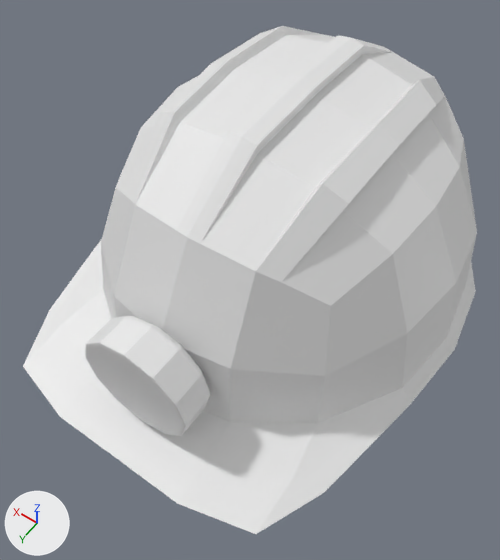
Before and after pictures for a commit that changed the FBX model Assets/Art/Models/Helmet.fbx.
One viewpoint serves both versions: a camera (50 mm lens) standing at (-0.416, 0.703, 0.883) and looking at (-0.024, 0.155, 0.022). The lights are fixed; the arrows at lower left show +X, +Y and +Z. Where no turn or scale is listed for an object, it has been applied to the vertices.

Before the edit, the objects in view are built like this:
```python
me_roundcube = bpy.data.meshes.new('Roundcube')
me_roundcube.from_pydata(...)  # 202 vertices, 186 faces; spans x -0.332..0.332, y -0.348..0.467, z -0.11..0.296
ob_mining_helmet = bpy.data.objects.new('mining helmet', me_roundcube)
ob_mining_helmet.location = (0.0, 0.0, 0.0)
```
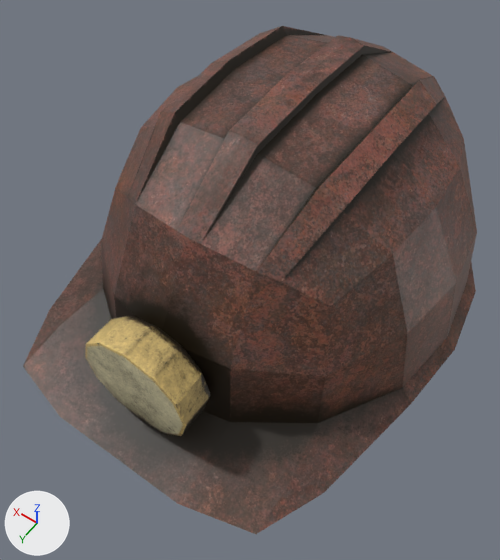
The change, as a diff of the scene's bpy script:
```diff
--- a/Assets/Art/Models/Helmet.fbx.py
+++ b/Assets/Art/Models/Helmet.fbx.py
@@ img_t_helmet_bs_png @@
+img_t_helmet_bs_png = load_image('T_Helmet_BS.png', '../Textures/Helmet/T_Helmet_BS.png', 1024, 1024, 'sRGB')
@@ mat_material_002 @@
+mat_material_002 = principled_material('Material.002')
+mat_material_002.texture = img_t_helmet_bs_png
@@ me_roundcube @@
 me_roundcube.from_pydata(...)  # 202 vertices, 186 faces; spans x -0.332..0.332, y -0.348..0.467, z -0.11..0.296
+me_roundcube.materials.append(mat_material_002)  # picture img_t_helmet_bs_png
```

Changed parts and their boxes [x1, y1, x2, y2] in the pictures (500 x 560 px):
'mining helmet', recoloured (white to brown)
    both: [23, 26, 477, 534]
